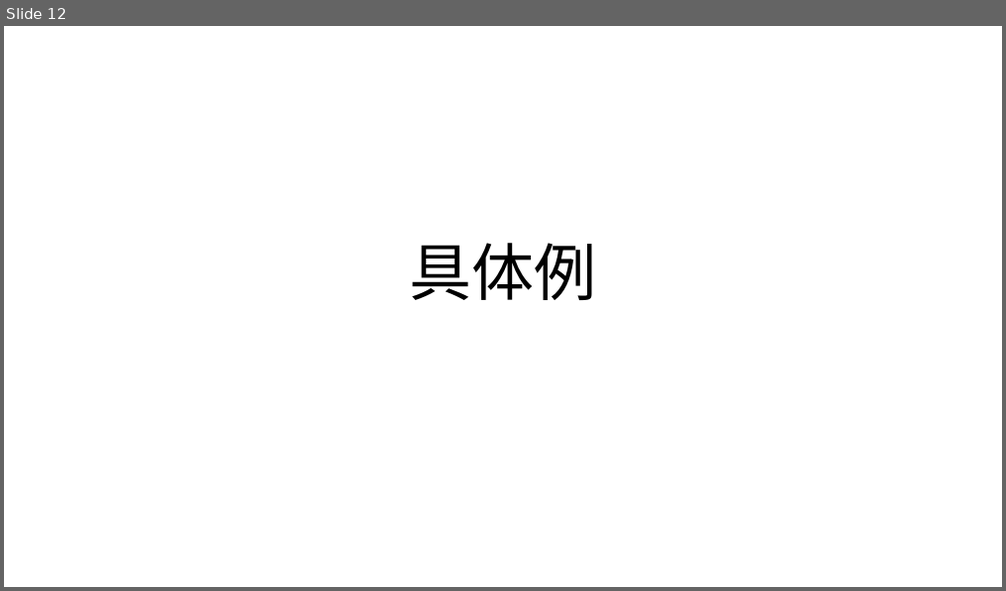
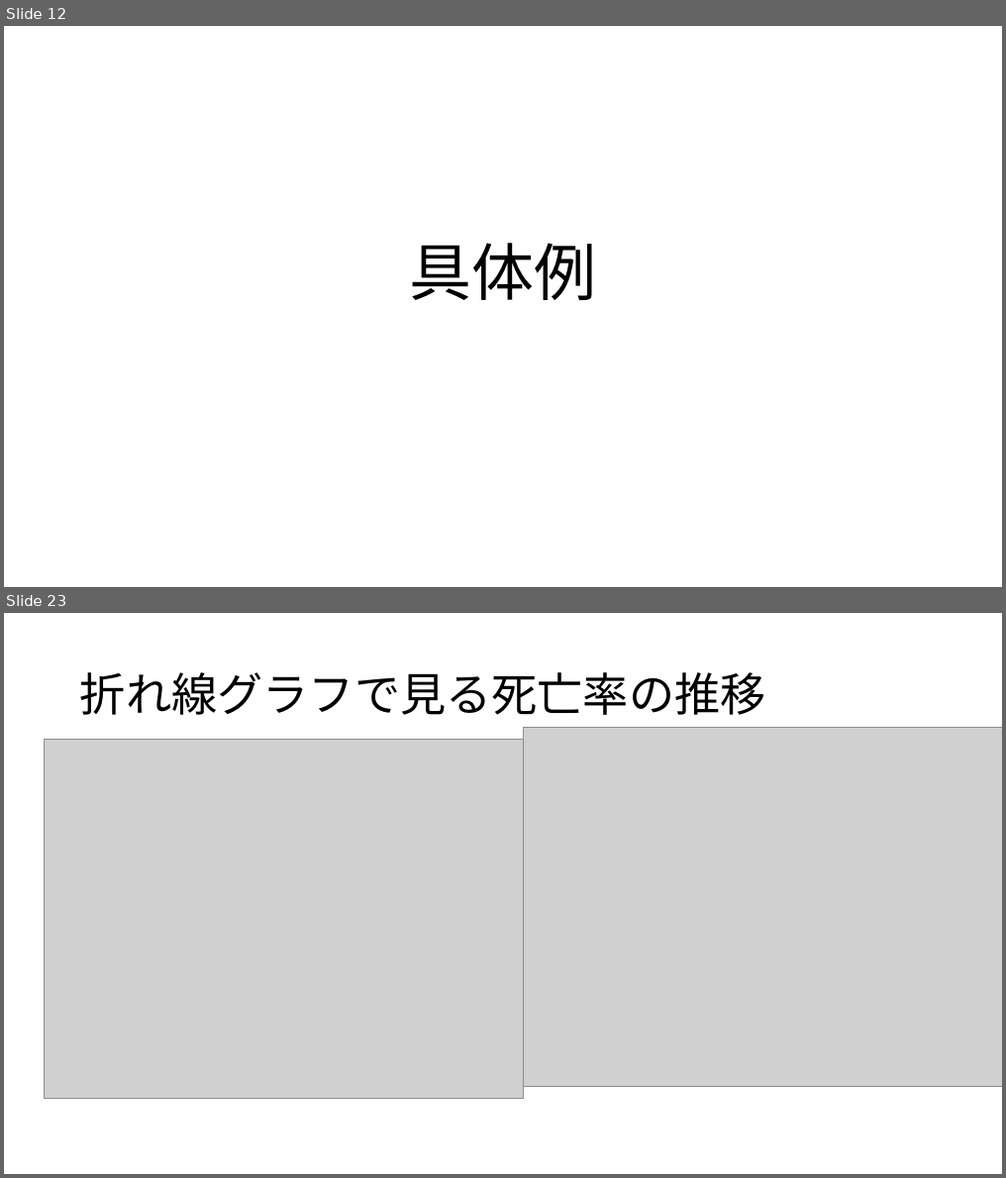
Before and after one commit to erevest-cobalt/3pro, a slide deck: 統計データの可視化.pptx. Shown one above the other, each under a label of ours: slide 12 before the commit, slides 12 and 23 after it; the slides between them are not shown. The pictures are 1006x591 and 1006x1178 pixels, drawn with LibreOffice and Linux fonts; fonts in the diff are those of the drawing; grey boxes stand for pictures. Boxes give left, top, right and bottom in pixels: in the first picture for what was removed or moved away, otherwise in the second. Text is boxed around its words. In the diff, an @@ line names an element or a change of style, - is before the commit and + after.

```diff
--- a/統計データの可視化.pptx
+++ b/統計データの可視化.pptx
@@ slide 23 added at bbox=[4, 613, 1002, 1174], background #FFFFFF @@
@@ title added at bbox=[80, 672, 766, 715], 44 pt, text #000000 @@
+折れ線グラフで見る死亡率の推移
@@ picture added at bbox=[523, 728, 1002, 1087] @@
@@ picture added at bbox=[44, 740, 523, 1099] @@
```
Also in this commit, not shown: 11 other slides added, 1 other file.
